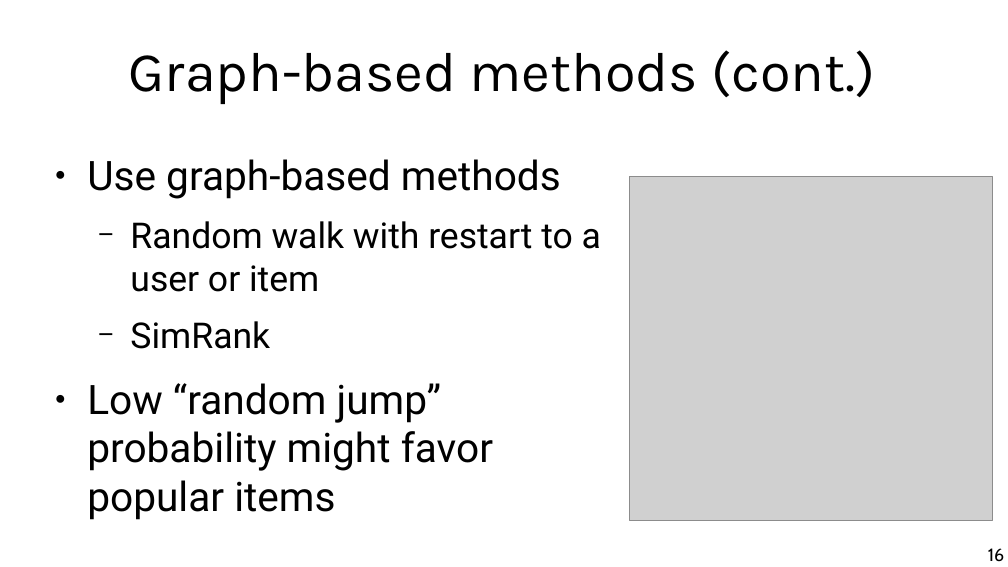
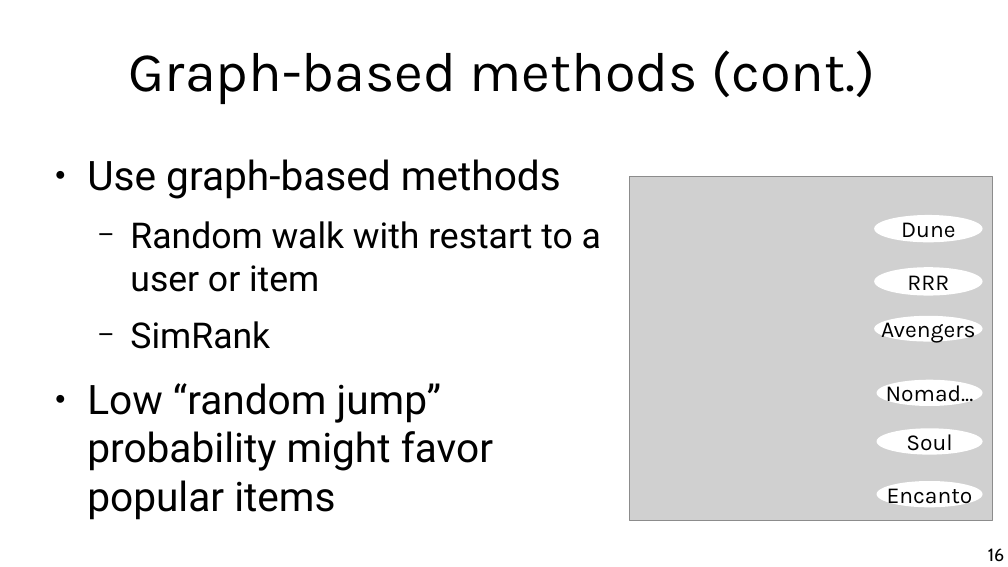
Before and after one commit to chatox/data-mining-course, a slide deck: slide 16 of theory/odp/tt17_interaction_based_recommenders.odp. Drawn at 1008x567 pixels with LibreOffice and Linux fonts; fonts in the diff are those of the drawing; grey boxes stand for pictures. Boxes give left, top, right and bottom in pixels: in the first picture for what was removed or moved away, otherwise in the second. Text is boxed around its words. In the diff, an @@ line names an element or a change of style, - is before the commit and + after.

```diff
--- a/theory/odp/tt17_interaction_based_recommenders.odp
+++ b/theory/odp/tt17_interaction_based_recommenders.odp
@@ ellipse added at (874, 215, 983, 242), fill #FFFFFF, 18 pt, text #000000 @@
+Dune
@@ ellipse added at (874, 267, 983, 295), fill #FFFFFF, 18 pt, text #000000 @@
+RRR
@@ ellipse added at (874, 316, 983, 341), fill #FFFFFF, 18 pt, text #000000 @@
+Avengers
@@ ellipse added at (877, 380, 983, 406), fill #FFFFFF, 18 pt, text #000000 @@
+Nomad...
@@ ellipse added at (877, 428, 983, 455), fill #FFFFFF, 18 pt, text #000000 @@
+Soul
@@ ellipse added at (877, 481, 983, 508), fill #FFFFFF, 18 pt, text #000000 @@
+Encanto
```
Also in this commit, not shown: 12 other slides changed, 4 other files.
